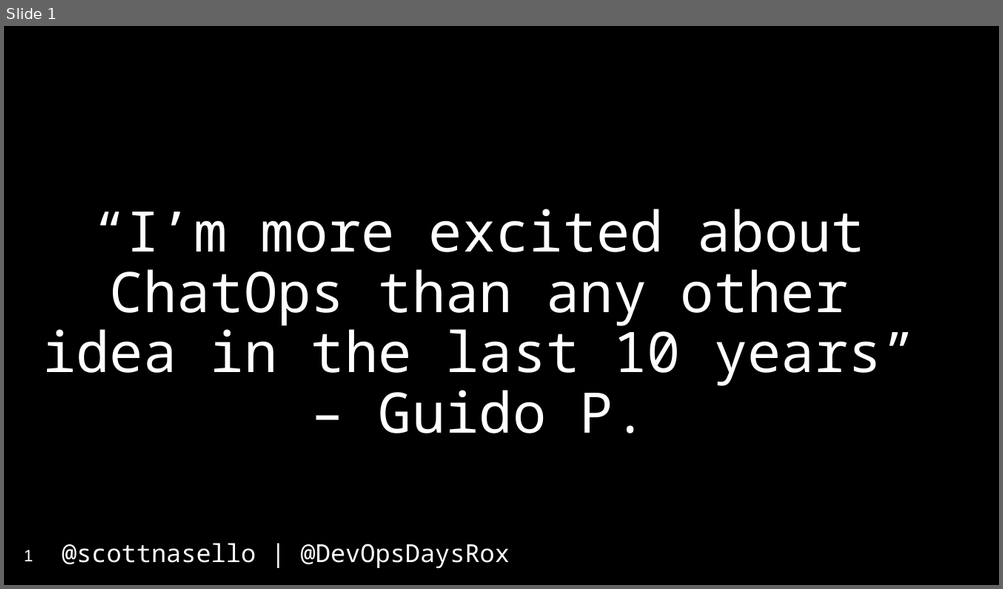
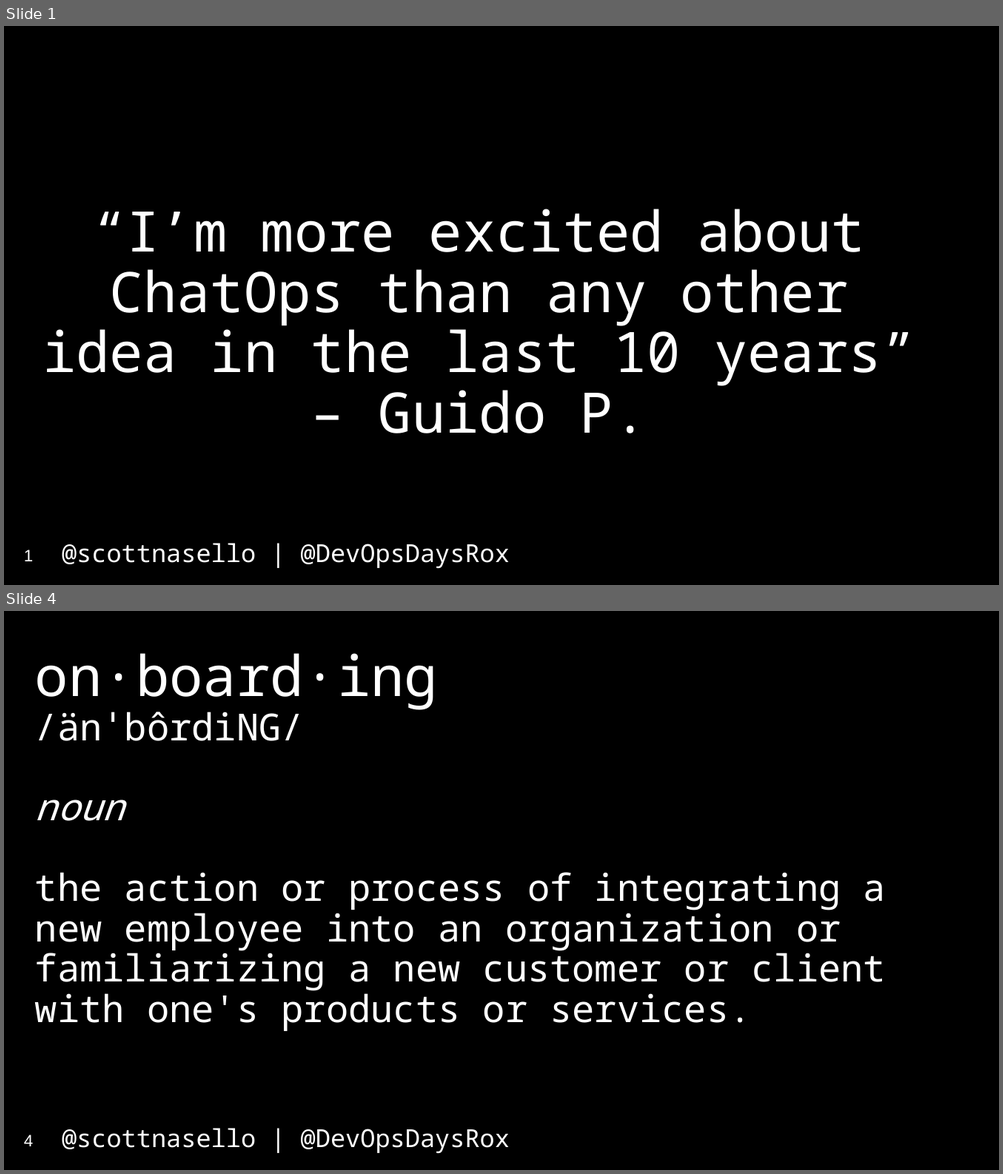
Before and after one commit to scottnasello/talks, a slide deck: 2017-04-10 Denver DevOpsDays/DevOpsDays Denver.pptx. Shown one above the other, each under a label of ours: slide 1 before the commit, slides 1 and 4 after it; the slides between them are not shown. The pictures are 1003x589 and 1003x1174 pixels, drawn with LibreOffice and Linux fonts; fonts in the diff are those of the drawing. Boxes give left, top, right and bottom in pixels: in the first picture for what was removed or moved away, otherwise in the second. Text is boxed around its words. In the diff, an @@ line names an element or a change of style, - is before the commit and + after.

```diff
--- a/2017-04-10 Denver DevOpsDays/DevOpsDays Denver.pptx
+++ b/2017-04-10 Denver DevOpsDays/DevOpsDays Denver.pptx
@@ slide 4 added at (4, 611, 999, 1170), background #000000; not listed: 1 template element that a slide beside it also shows @@
@@ title added at (35, 653, 885, 1031), 36 pt, text #FFFFFF @@
+on·board·ing
+/änˈbôrdiNG/
+noun
+the action or process of integrating a new employee into an organization or familiarizing a new customer or client with one's products or services.
@@ page number added at (24, 1135, 33, 1147), 16 pt, text #FFFFFF @@
+4
```
Also in this commit, not shown: 14 slides changed, 4 other slides added, 5 slides removed.
